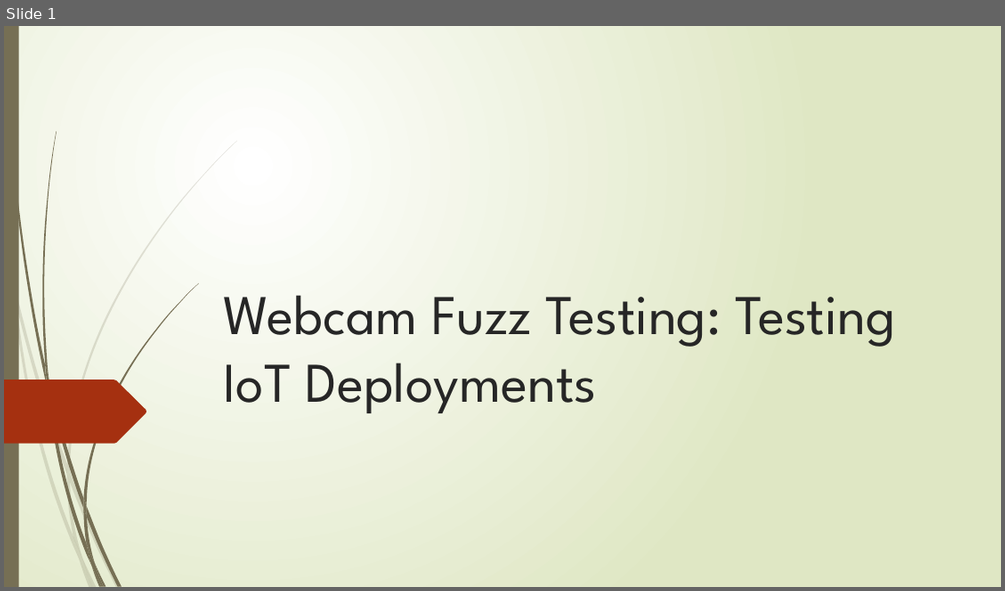
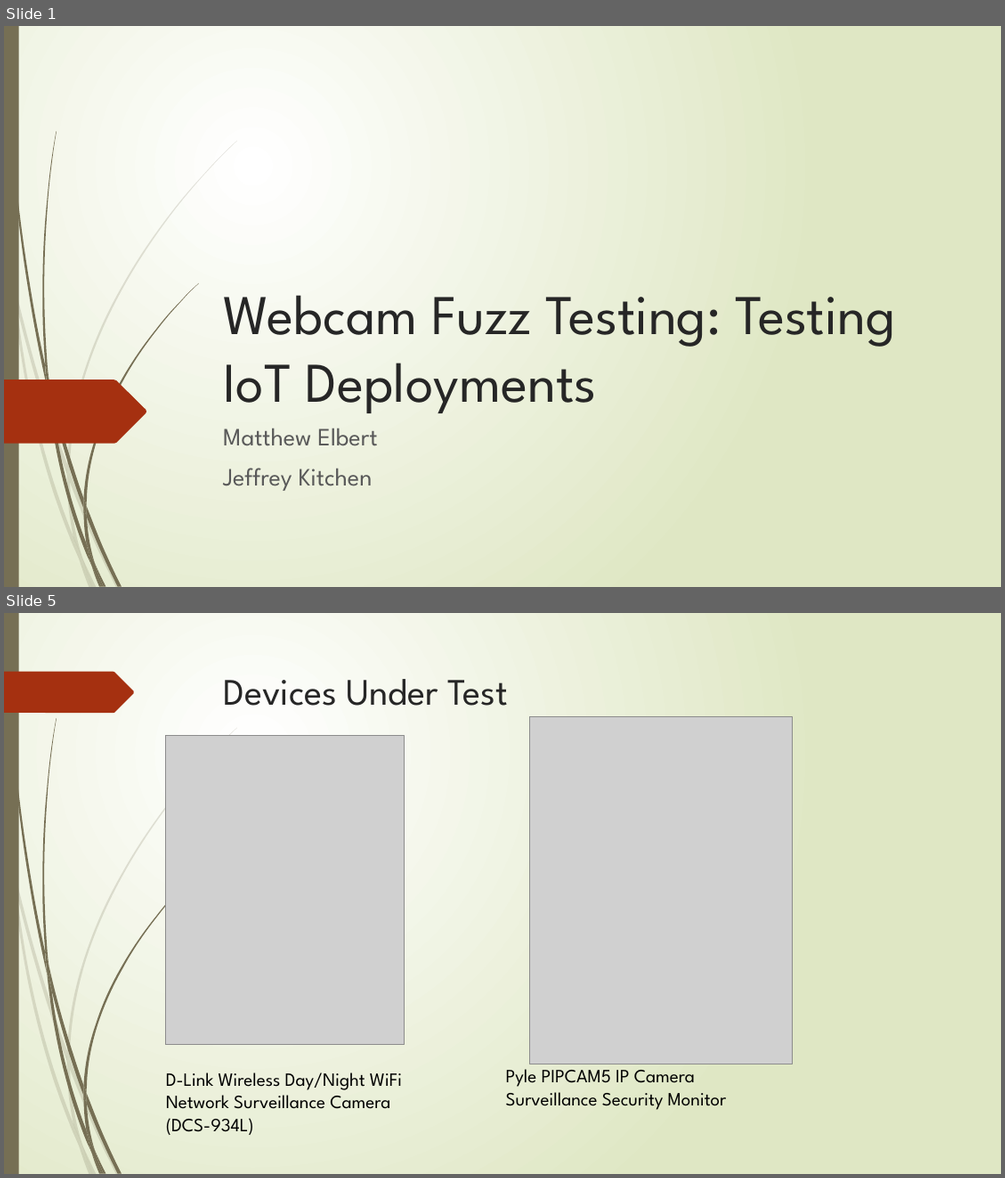
Before and after one commit to mkelbertonthehub/fuzzingProject, a slide deck: Presentation/WebcamFuzzing.pptx. Shown one above the other, each under a label of ours: slide 1 before the commit, slides 1 and 5 after it; the slides between them are not shown. The pictures are 1005x591 and 1005x1178 pixels, drawn with LibreOffice and Linux fonts; fonts in the diff are those of the drawing; grey boxes stand for pictures. Boxes give left, top, right and bottom in pixels: in the first picture for what was removed or moved away, otherwise in the second. Text is boxed around its words. In the diff, an @@ line names an element or a change of style, - is before the commit and + after.

```diff
--- a/Presentation/WebcamFuzzing.pptx
+++ b/Presentation/WebcamFuzzing.pptx
@@ slide 5 added at bbox=[4, 613, 1001, 1174], background gradient #FFFFFF to #DFE8C4; not listed: 23 template elements that a slide beside it also shows @@
@@ freeform shape added at bbox=[4, 672, 134, 713], fill #A53010 @@
@@ title added at bbox=[224, 679, 508, 706], 36 pt, text #262626 @@
+Devices Under Test
@@ picture added at bbox=[530, 716, 793, 1064] @@
@@ picture added at bbox=[165, 736, 404, 1045] @@
@@ text added at bbox=[166, 1072, 402, 1135], 18 pt, text #000000 @@
+D-Link Wireless Day/Night WiFi Network Surveillance Camera
+(DCS-934L)
@@ text added at bbox=[506, 1069, 727, 1110], 18 pt, text #000000 @@
+Pyle PIPCAM5 IP Camera Surveillance Security Monitor
@@ slide 1 changed as well @@
@@ subtitle added at bbox=[223, 428, 377, 491], 24 pt, text #595959 @@
+Matthew Elbert
+Jeffrey Kitchen
```
Also in this commit, not shown: 5 other slides added, 4 slides removed.
